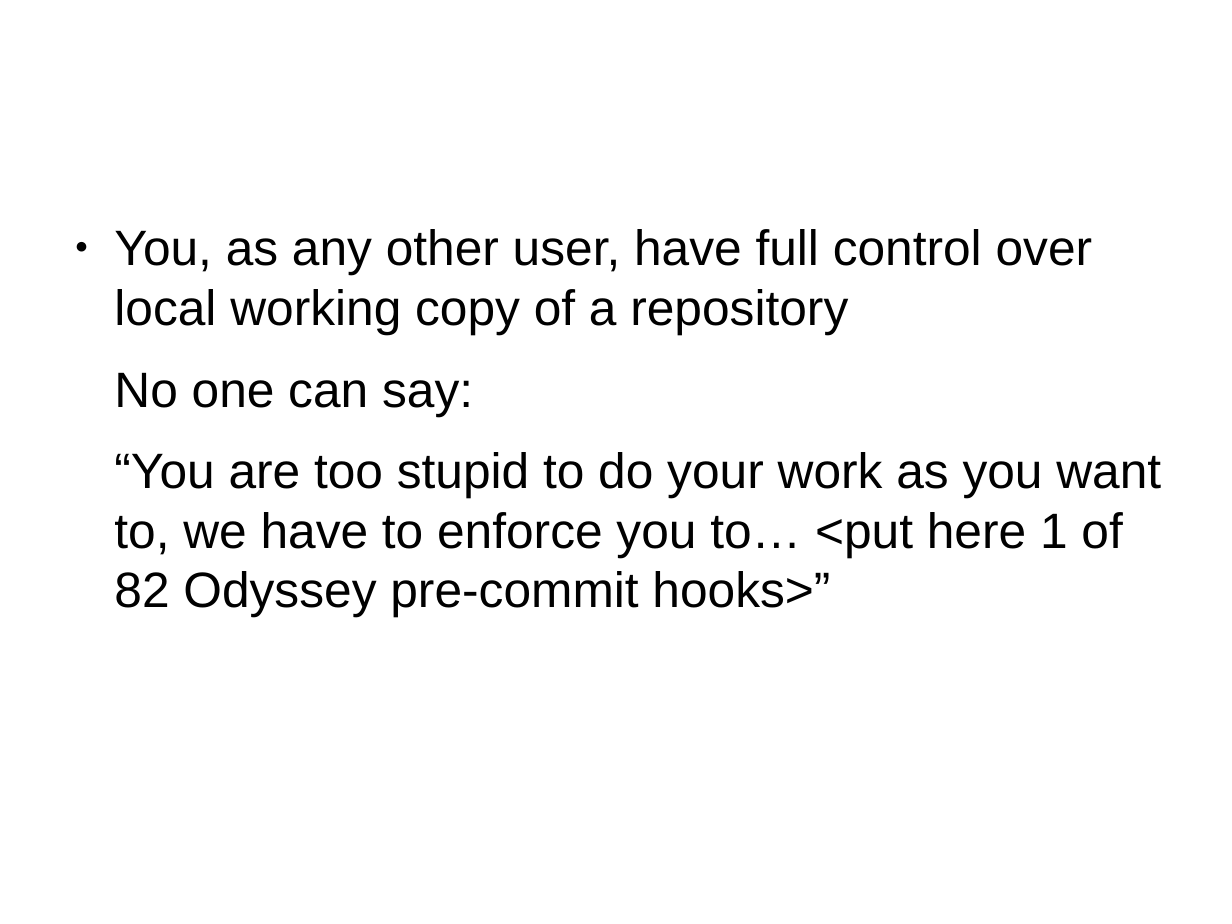
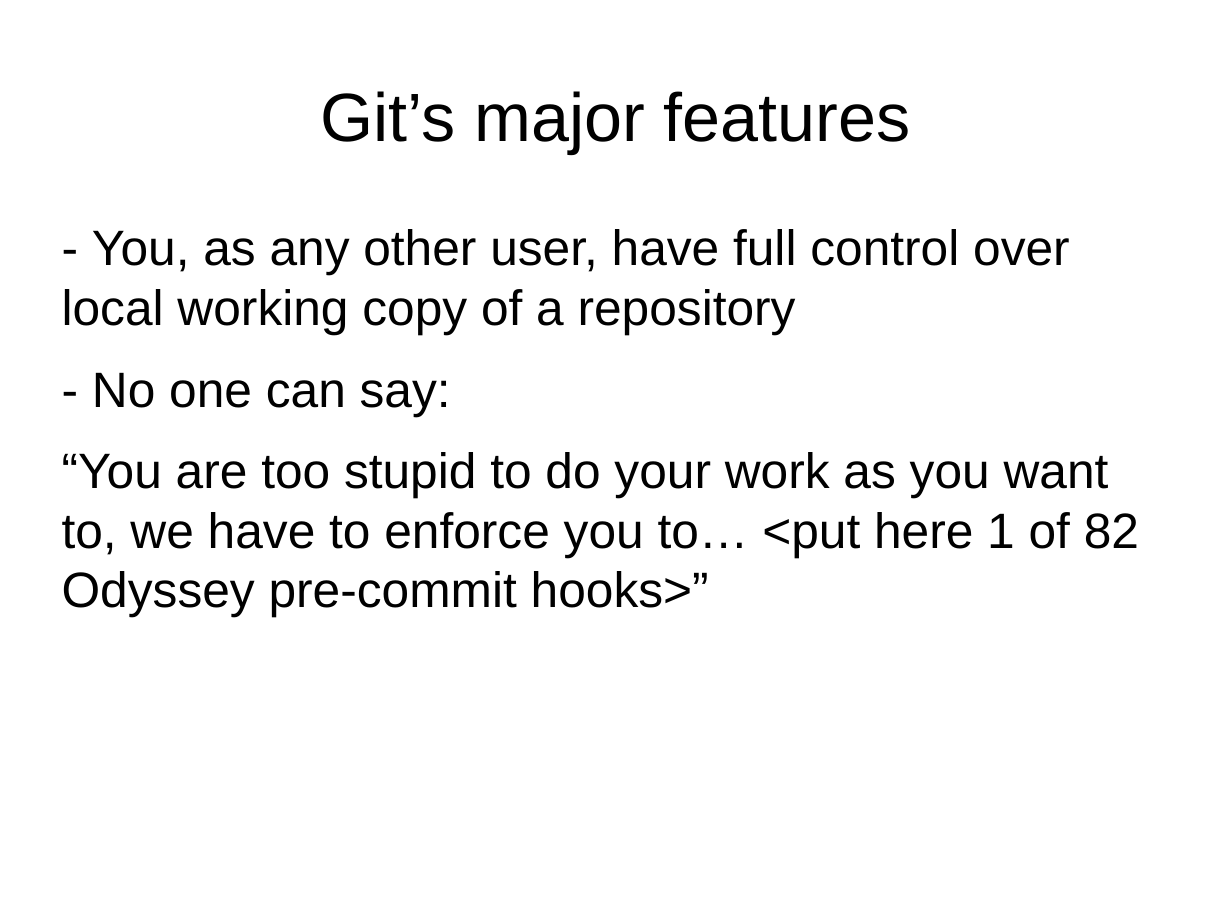
Before and after one commit to rosiv-git-trainings/docs, a slide deck: slide 7 of prezentacja.odp (slide 5 before the commit). Drawn at 1232x924 pixels with LibreOffice and Linux fonts; fonts in the diff are those of the drawing; background and template pictures are left out. Boxes give left, top, right and bottom in pixels: in the first picture for what was removed or moved away, otherwise in the second. Text is boxed around its words. In the diff, an @@ line names an element or a change of style, - is before the commit and + after.

```diff
--- a/prezentacja.odp
+++ b/prezentacja.odp
@@ title added at (x1=320, y1=91, x2=911, y2=153), 44 pt, text #000000 @@
+Git’s major features
@@ text at (x1=62, y1=229, x2=1070, y2=416): text changed @@
-● You, as any other user, have full control over local working copy of a repository
-No one can say:
+- You, as any other user, have full control over local working copy of a repository
+- No one can say:
@@ text at (x1=62, y1=452, x2=1139, y2=617): indent changed @@
```
Also in this commit, not shown: 7 other slides changed, 8 slides added, 2 slides removed.
